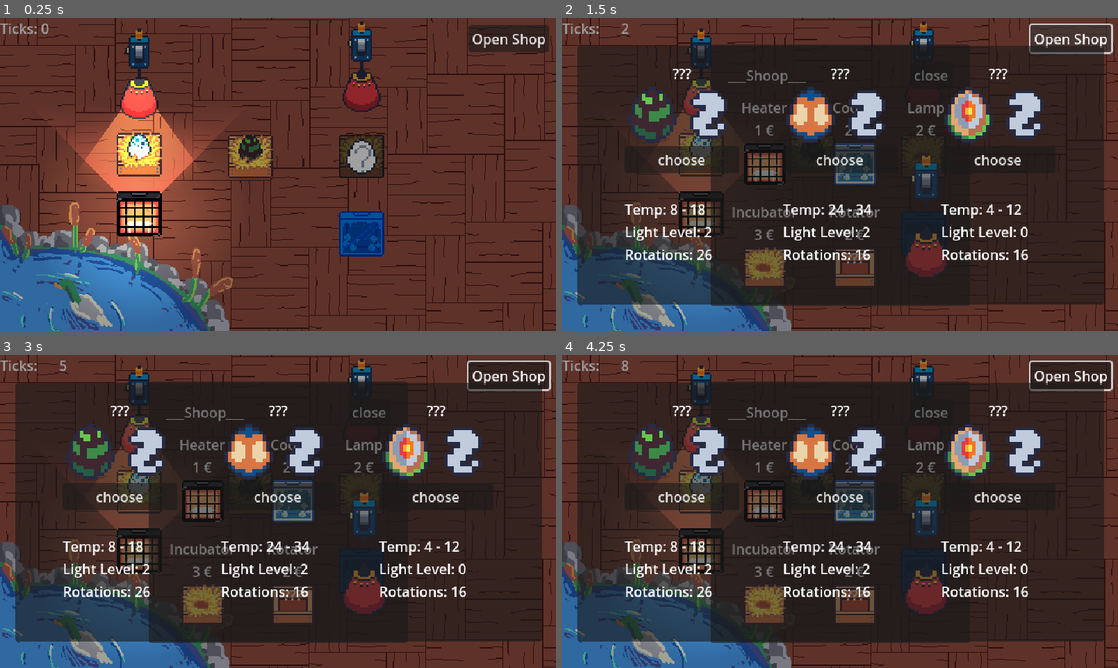
Above: before the commit, frames 1-4 (two rows, left to right).
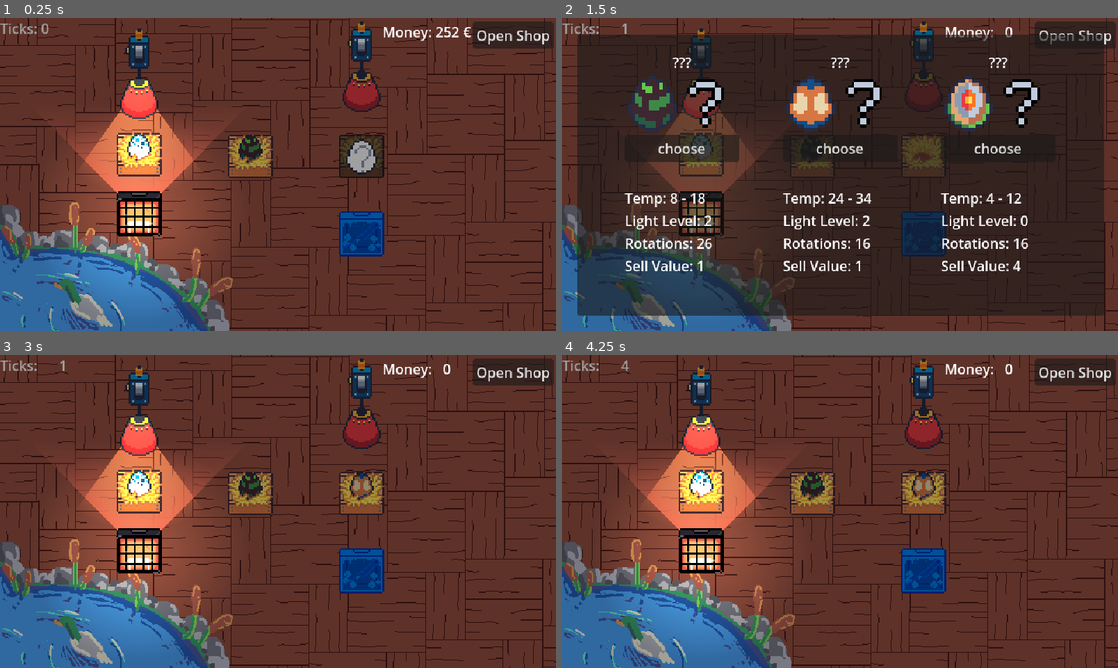
Above: after the commit, the same moments.

Repository: Chris-GW/eggs_incubation_station
Game: Godot game, scene res://main.tscn
Same seed, same stepped clock (60 frames per second), same inputs: the game is played once before the commit and once after it.
Inputs (mouse positions are in pixels of both pictures, inside the frame that each line leads up to):
- Up to frame 1 (0.25 s): no input
- Up to frame 2 (1.5 s): click (923, 155) at 0.5 s; click "Open Shop" at 1.25 s
- Up to frame 3 (3 s): click (200, 477) at 2.02 s; click (294, 477) at 2.77 s
- Up to frame 4 (4.25 s): click (762, 580) at 3.52 s

The runs differ from the first frame. In frame 1, 1.0% of the frame differs, in the area x 69-100%, y 1-11%; in frame 2, 29%; in frame 3, 73%; in frame 4, 73%, in the area x 2-100%, y 1-92%.

Commit message:
working money

Diff:
--- a/main.tscn
+++ b/main.tscn
@@ -80,12 +80,20 @@
 anchors_preset = 1
 anchor_left = 1.0
 anchor_right = 1.0
-offset_left = -101.0
-offset_top = 8.0
-offset_right = -8.0
-offset_bottom = 39.0
+offset_left = -96.0
+offset_top = 4.0
+offset_right = -3.0
+offset_bottom = 35.0
 grow_horizontal = 0
 text = "Open Shop"
+
+[node name="MoneyLabel" type="Label" parent="CanvasLayer"]
+unique_name_in_owner = true
+offset_left = 440.0
+offset_top = 4.0
+offset_right = 542.0
+offset_bottom = 27.0
+text = "Money: 252 €"
 
 [node name="DeviceShop" parent="CanvasLayer" instance=ExtResource("9_kek77")]
 unique_name_in_owner = true
--- a/scenes/shop/device_shop.gd
+++ b/scenes/shop/device_shop.gd
@@ -12,23 +12,25 @@
 	self.visible = false
 
 
-
 func _on_heater_button_pressed() -> void:
 	var device := HEATER.instantiate()
 	device_bought.emit(device)
 	self.visible = false
+	Main.money -= 1
 
 
 func _on_cooler_button_pressed() -> void:
 	var device := COOLER.instantiate()
 	device_bought.emit(device)
 	self.visible = false
+	Main.money -= 2
 
 
 func _on_incubator_button_pressed() -> void:
 	var device := INCUBATION_STATION.instantiate()
 	device_bought.emit(device)
 	self.visible = false
+	Main.money -= 3
 
 
 func _on_rotator_button_pressed() -> void:
@@ -39,3 +41,14 @@
 	var device := HANGING_LAMP.instantiate()
 	device_bought.emit(device)
 	self.visible = false
+	Main.money -= 2
+
+
+func _on_visibility_changed() -> void:
+	if not is_node_ready():
+		return
+	%HeaterButton.disabled = Main.money < 1
+	%CoolerButton.disabled = Main.money < 2
+	%LampButton.disabled = Main.money < 2
+	%RotatorButton.disabled = Main.money < 2
+	%IncubatorButton.disabled = Main.money < 3
--- a/scenes/shop/device_shop.tscn
+++ b/scenes/shop/device_shop.tscn
@@ -167,6 +167,7 @@
 
 [node name="RotatorButton" type="Button" parent="MarginContainer/VBoxContainer/HBoxContainer/GridContainer"]
 unique_name_in_owner = true
+visible = false
 custom_minimum_size = Vector2(84, 100)
 layout_mode = 2
 flat = true
@@ -240,6 +241,7 @@
 texture = SubResource("AtlasTexture_8lh5x")
 stretch_mode = 5
 
+[connection signal="visibility_changed" from="." to="." method="_on_visibility_changed"]
 [connection signal="pressed" from="MarginContainer/VBoxContainer/HBoxContainer2/CloseButton" to="." method="_on_close_button_pressed"]
 [connection signal="pressed" from="MarginContainer/VBoxContainer/HBoxContainer/GridContainer/HeaterButton" to="." method="_on_heater_button_pressed"]
 [connection signal="pressed" from="MarginContainer/VBoxContainer/HBoxContainer/GridContainer/CoolerButton" to="." method="_on_cooler_button_pressed"]
--- a/scripts/main.gd
+++ b/scripts/main.gd
@@ -5,7 +5,9 @@
 
 @onready var game_tick_timer: Timer = $GameTickTimer
 
-static var money := 1
+static var money := 0
+static var ticks_running := true
+
 var game_ticks := 0
 
 
@@ -19,11 +21,13 @@
 
 
 func _on_game_tick_timer_timeout() -> void:
-	get_tree().call_group("devices", "pre_game_tick")
-	get_tree().call_group("devices", "next_game_tick")
-	get_tree().call_group("devices", "post_game_tick")
-	game_ticks += 1
-	%TickLabel.text = "Ticks: %6d" % game_ticks
+	if (ticks_running and not %DeviceShop.visible and not %EggReward.visible):
+		get_tree().call_group("devices", "pre_game_tick")
+		get_tree().call_group("devices", "next_game_tick")
+		get_tree().call_group("devices", "post_game_tick")
+		game_ticks += 1
+		%TickLabel.text = "Ticks: %6d" % game_ticks
+		%MoneyLabel.text = "Money: %3d" % money
 
 
 func _on_open_shop_button_pressed() -> void:
--- a/scripts/shop/egg_reward.gd
+++ b/scripts/shop/egg_reward.gd
@@ -57,9 +57,11 @@
 	Temp: %d - %d
 	Light Level: %s
 	Rotations: %d
+	Sell Value: %d
 	""" % [creature.preferred_temp_range.x, creature.preferred_temp_range.y,
 			creature.preferred_light_level,
-			creature.preferred_rotation_interval
+			creature.preferred_rotation_interval,
+			creature.sell_value,
 	]
 	choice_item.get_node("InformationLabel").text = information
 
Binary file changed: assets/eggs/Creatures Color.png
